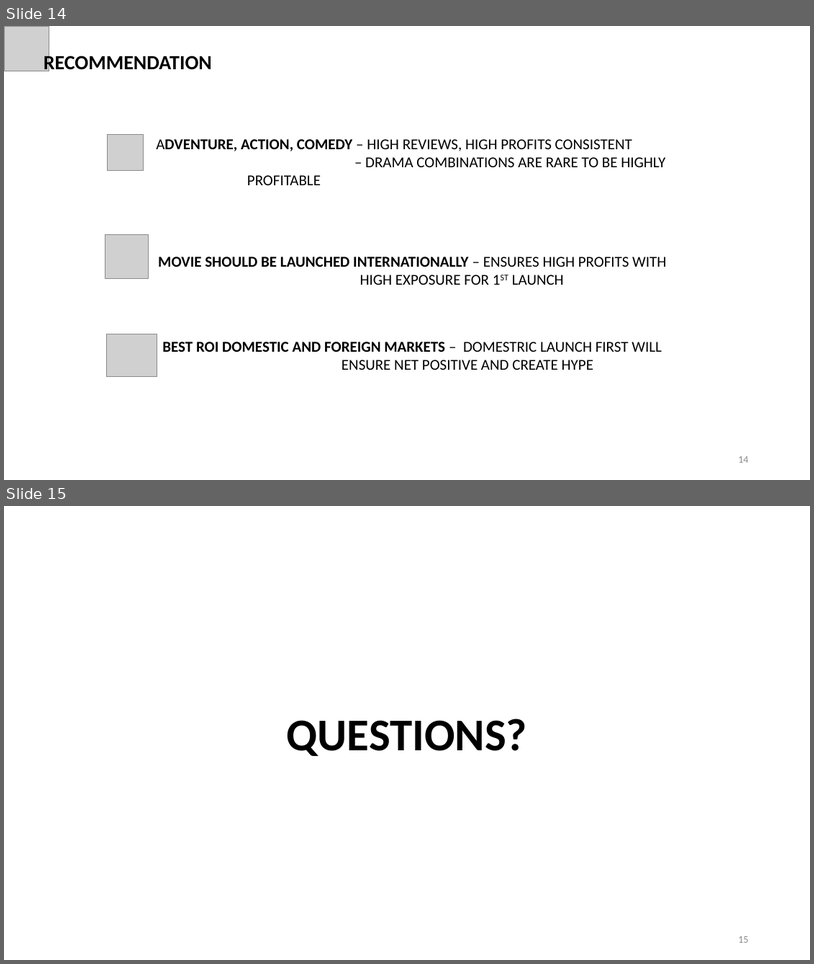
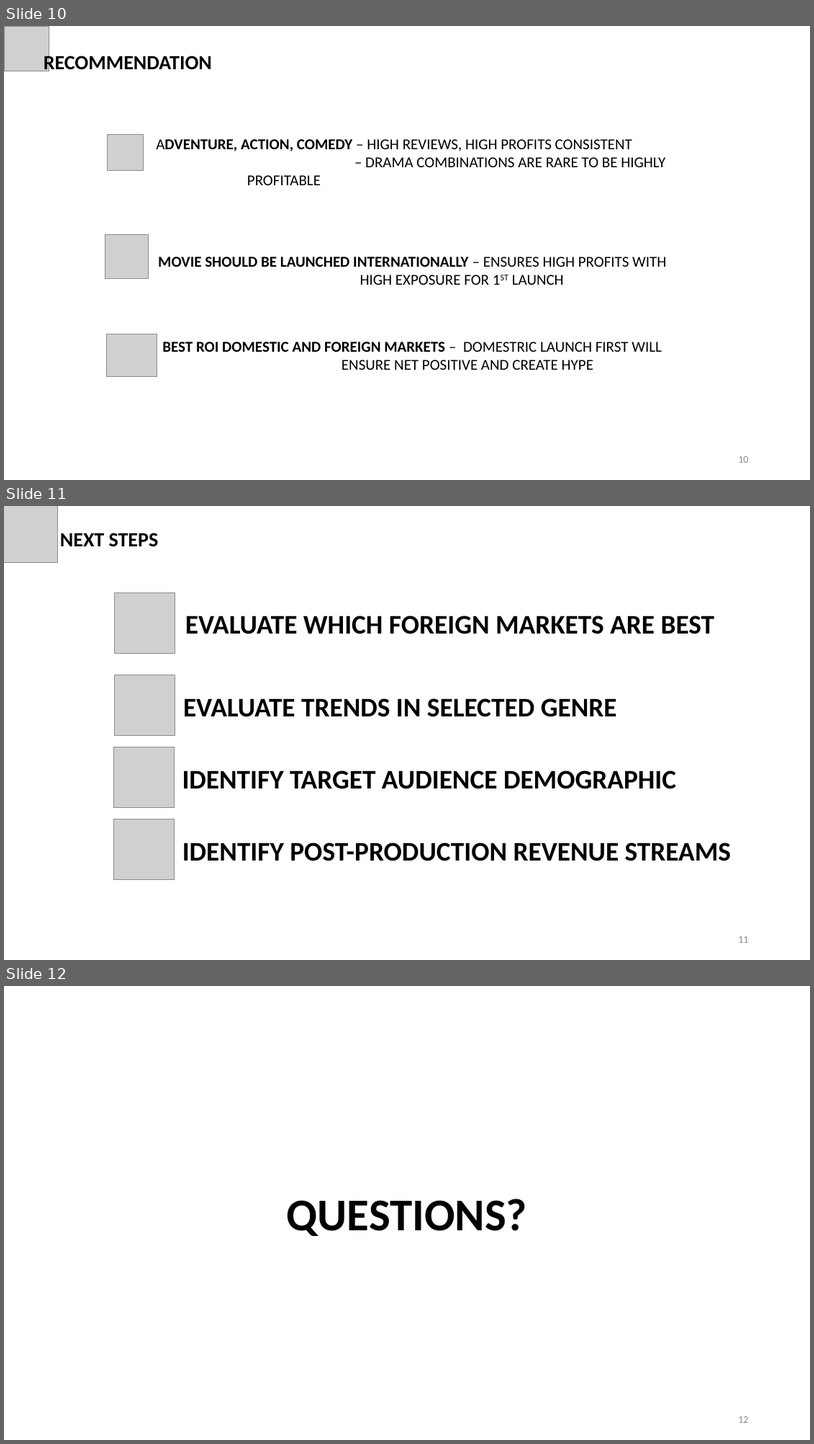
Before and after one commit to shayanabdulkarimkhan/dsc-phase-1-project-v2-4, a slide deck: Microsoft_Studios_Project.pptx. Shown one above the other, each under a label of ours: slides 14 and 15 before the commit, slides 10, 11 and 12 after it. The pictures are 814x964 and 814x1444 pixels, drawn with LibreOffice and Linux fonts; fonts in the diff are those of the drawing; grey boxes stand for pictures. Boxes give left, top, right and bottom in pixels: in the first picture for what was removed or moved away, otherwise in the second. Text is boxed around its words. In the diff, an @@ line names an element or a change of style, - is before the commit and + after.

```diff
--- a/Microsoft_Studios_Project.pptx
+++ b/Microsoft_Studios_Project.pptx
@@ slide 11 added at [4, 506, 810, 960], background #FFFFFF @@
@@ picture added at [4, 506, 57, 563] @@
@@ text added at [60, 533, 159, 547], 24 pt, text #000000, bold @@
+NEXT STEPS
@@ picture added at [115, 593, 175, 654] @@
@@ text added at [185, 615, 715, 634], 32 pt, text #000000, bold @@
+EVALUATE WHICH FOREIGN MARKETS ARE BEST
@@ picture added at [115, 674, 175, 735] @@
@@ text added at [183, 698, 617, 717], 32 pt, text #000000, bold @@
+EVALUATE TRENDS IN SELECTED GENRE
@@ picture added at [113, 746, 174, 807] @@
@@ text added at [183, 770, 676, 789], 32 pt, text #000000, bold @@
+IDENTIFY TARGET AUDIENCE DEMOGRAPHIC
@@ picture added at [113, 819, 174, 880] @@
@@ text added at [183, 842, 731, 861], 32 pt, text #000000, bold @@
+IDENTIFY POST-PRODUCTION REVENUE STREAMS
@@ page number added at [738, 936, 748, 942], 12 pt, text #8C8C8C @@
+11
@@ what was slide 14 is now slide 10 @@
@@ page number at [738, 456, 748, 462]: text changed @@
-14
+10
@@ what was slide 15 is now slide 12 @@
@@ page number at [738, 1416, 748, 1422]: text changed @@
-15
+12
```
Also in this commit, not shown: 6 slides changed, 2 other slides added, 1 slide removed, 4 other files.
